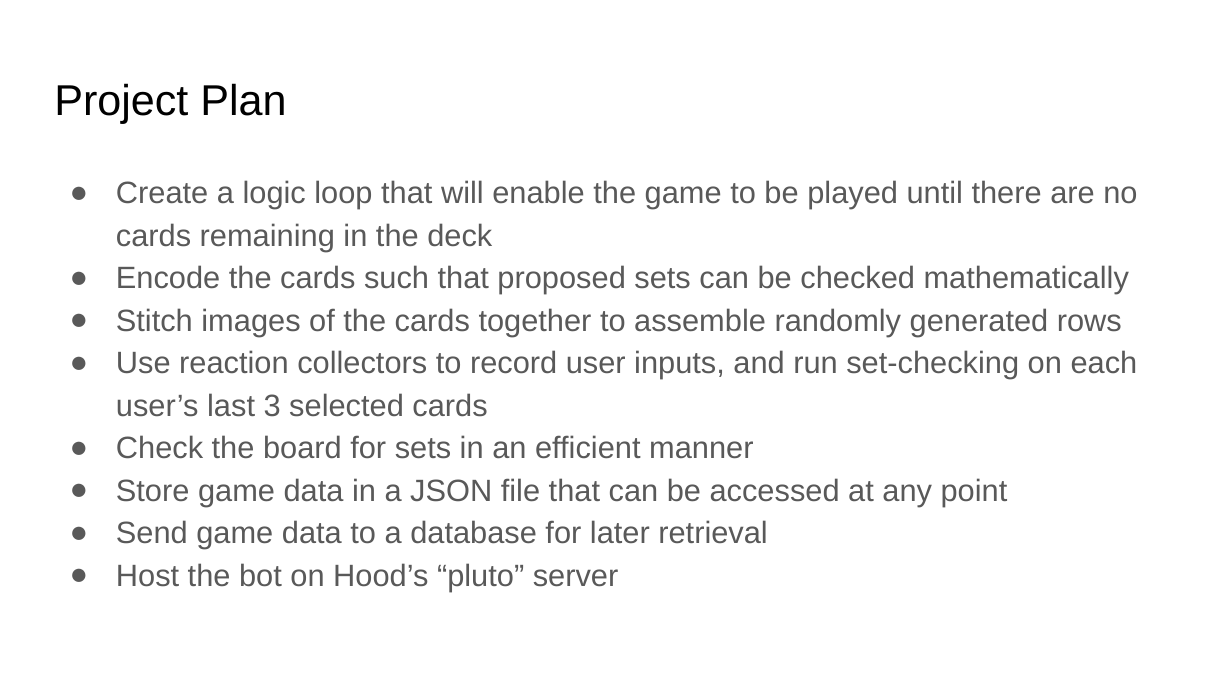
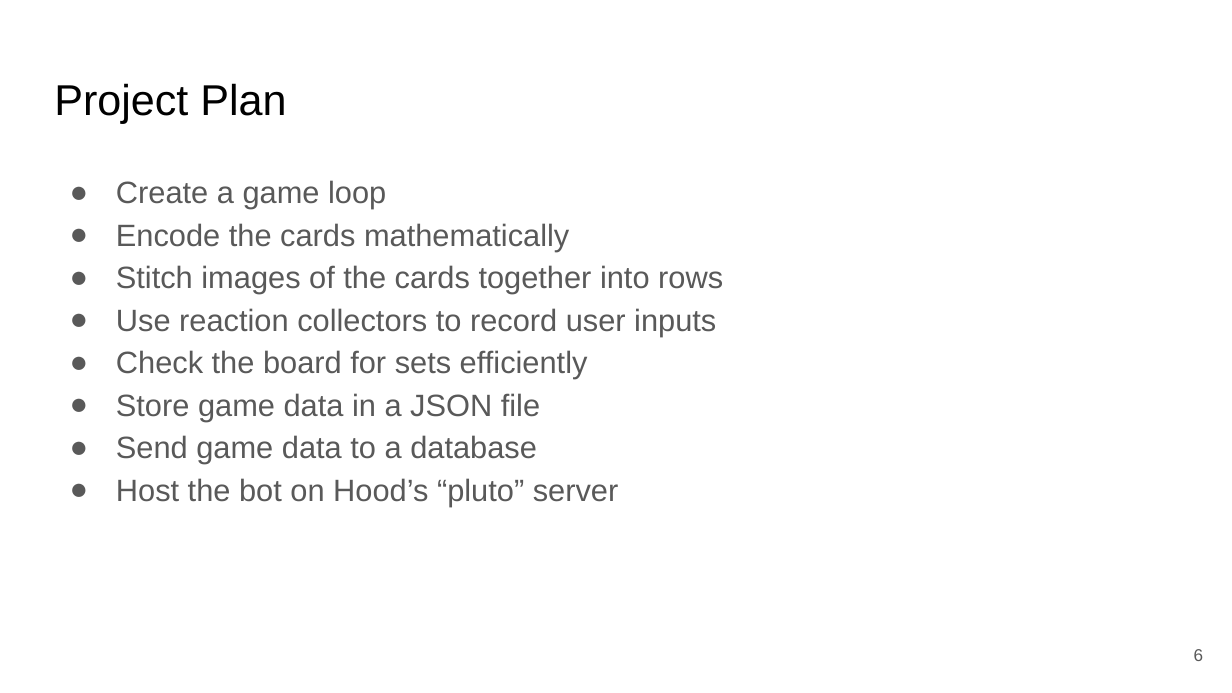
Before and after one commit to alex-algazi/setbot, a slide deck: slide 6 of Midterm Presentation/Midterm Presentation.pptx (slide 10 before the commit). Drawn at 1232x693 pixels with LibreOffice and Linux fonts; fonts in the diff are those of the drawing. Boxes give left, top, right and bottom in pixels: in the first picture for what was removed or moved away, otherwise in the second. Text is boxed around its words. In the diff, an @@ line names an element or a change of style, - is before the commit and + after.

```diff
--- a/Midterm Presentation/Midterm Presentation.pptx
+++ b/Midterm Presentation/Midterm Presentation.pptx
@@ text at [116, 180, 723, 464]: text changed @@
-● Create a logic loop that will enable the game to be played until there are no cards remaining in the deck
-● Encode the cards such that proposed sets can be checked mathematically
-● Stitch images of the cards together to assemble randomly generated rows
-● Use reaction collectors to record user inputs, and run set-checking on each user’s last 3 selected cards
-● Check the board for sets in an efficient manner
-● Store game data in a JSON file that can be accessed at any point
-● Send game data to a database for later retrieval
+● Create a game loop
+● Encode the cards mathematically
+● Stitch images of the cards together into rows
+● Use reaction collectors to record user inputs
+● Check the board for sets efficiently
+● Store game data in a JSON file
+● Send game data to a database
@@ page number added at [1194, 649, 1204, 661], 10 pt, text #595959 @@
+6
```
Also in this commit, not shown: 13 other slides changed, 2 slides added, 6 slides removed, 1 other file.
